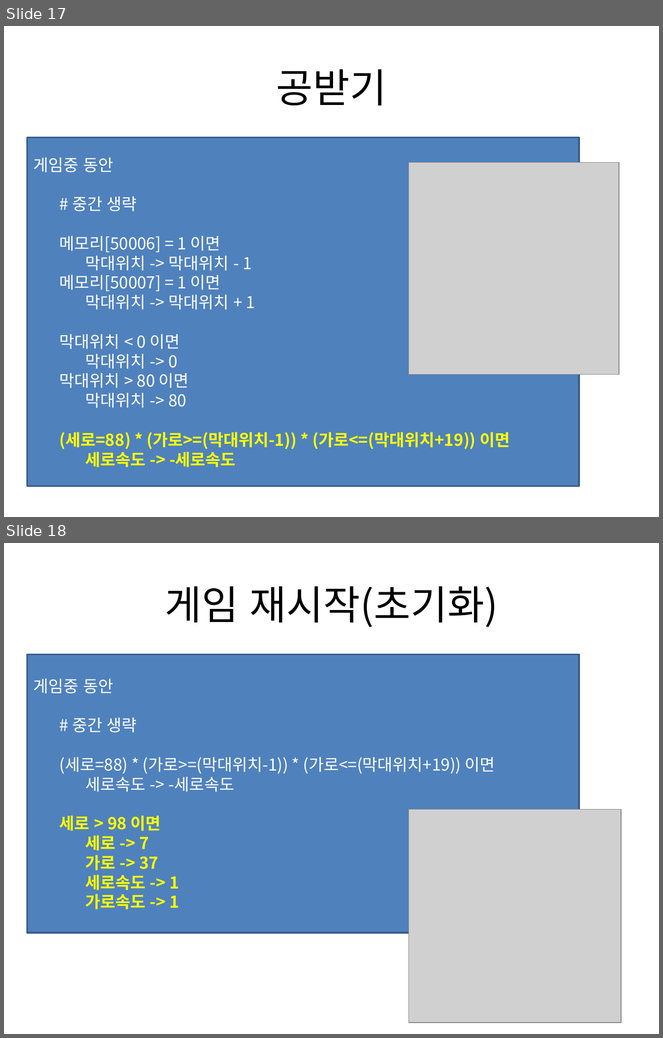
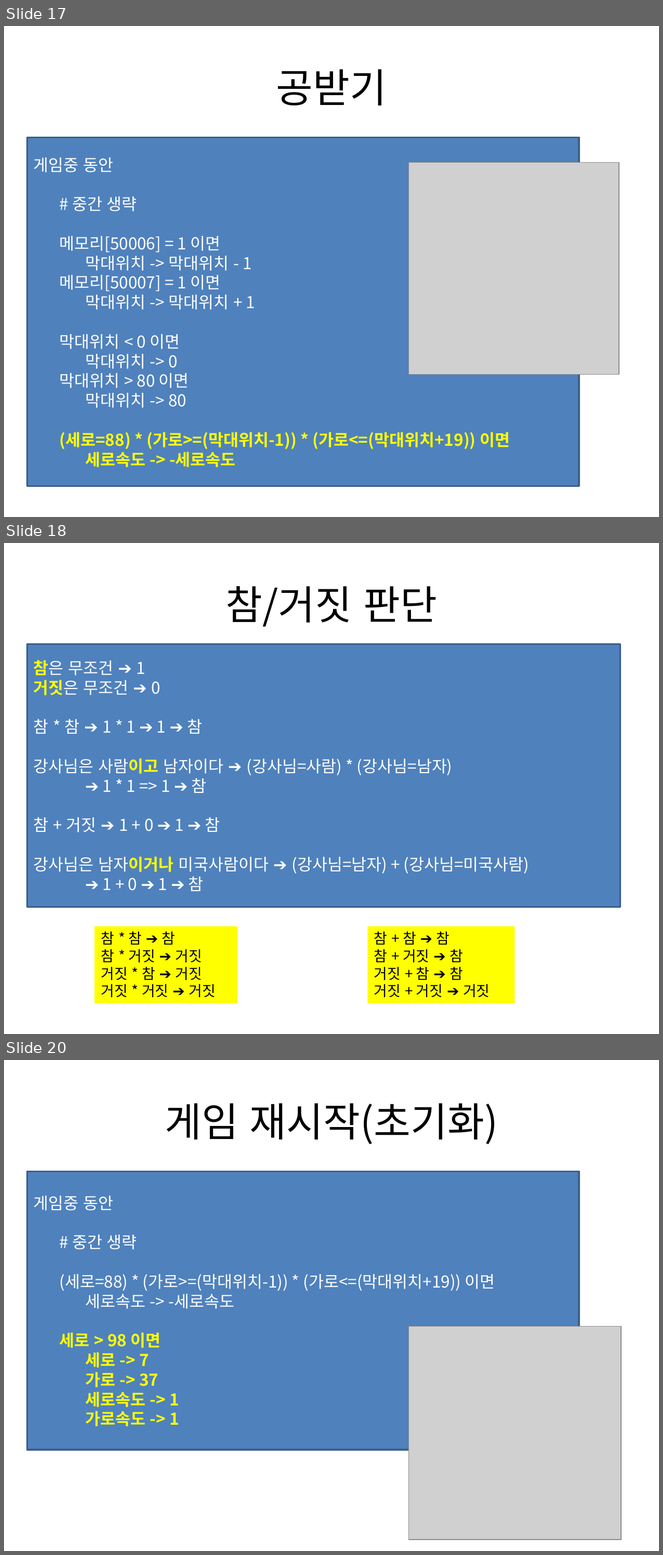
Before and after one commit to gubosd/lecture4, a slide deck: (2019.04.05) 10주차.pptx. Shown one above the other, each under a label of ours: slides 17 and 18 before the commit, slides 17, 18 and 20 after it; the slides between them are not shown. The pictures are 663x1038 and 663x1555 pixels, drawn with LibreOffice and Linux fonts; fonts in the diff are those of the drawing; grey boxes stand for pictures. Boxes give left, top, right and bottom in pixels: in the first picture for what was removed or moved away, otherwise in the second. Text is boxed around its words. In the diff, an @@ line names an element or a change of style, - is before the commit and + after.

```diff
--- a/(2019.04.05) 10주차.pptx
+++ b/(2019.04.05) 10주차.pptx
@@ slide 18 added at (x1=4, y1=543, x2=659, y2=1034), background #FFFFFF @@
@@ title added at (x1=226, y1=586, x2=437, y2=627), 44 pt, text #000000 @@
+참/거짓 판단
@@ rectangle added at (x1=27, y1=644, x2=621, y2=908), fill #4F81BD, outline #3A5F8C 2 pt, 18 pt, text #FFFFFF @@
+참은 무조건 ➔ 1
+거짓은 무조건 ➔ 0
+참 * 참 ➔ 1 * 1 ➔ 1 ➔ 참
+강사님은 사람이고 남자이다 ➔ (강사님=사람) * (강사님=남자)
+➔ 1 * 1 => 1 ➔ 참
+참 + 거짓 ➔ 1 + 0 ➔ 1 ➔ 참
+강사님은 남자이거나 미국사람이다 ➔ (강사님=남자) + (강사님=미국사람)
+➔ 1 + 0 ➔ 1 ➔ 참
@@ rectangle added at (x1=94, y1=927, x2=237, y2=1004), fill #FFFF00, 16 pt, text #000000 @@
+참 * 참 ➔ 참
+참 * 거짓 ➔ 거짓
+거짓 * 참 ➔ 거짓
+거짓 * 거짓 ➔ 거짓
@@ rectangle added at (x1=367, y1=927, x2=515, y2=1004), fill #FFFF00, 16 pt, text #000000 @@
+참 + 참 ➔ 참
+참 + 거짓 ➔ 참
+거짓 + 참 ➔ 참
+거짓 + 거짓 ➔ 거짓
@@ what was slide 18 is now slide 20 @@
```
Also in this commit, not shown: 1 other slide added.
